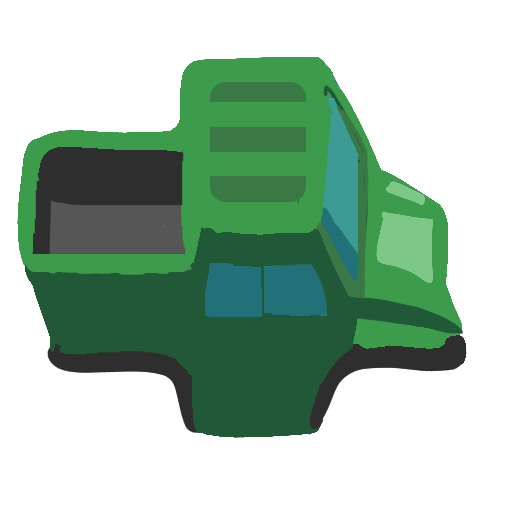
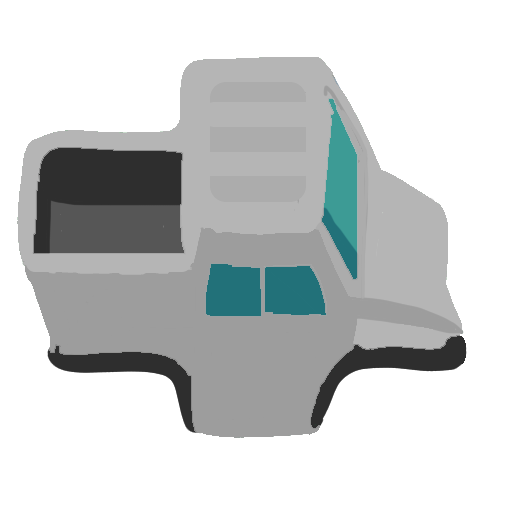
Layers edited between the first and the second 512 x 512 image:
added layer "color" above "top" over <box>17,57,464,438</box>
